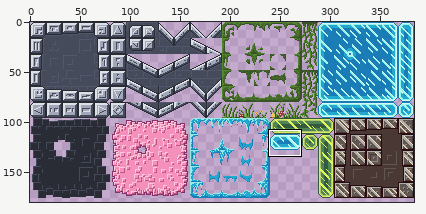
Sprite sheet, stored at Assets/Art/Sprites/TilesetComplete.png. The first picture is a wide view before the edit; the outline marks the close-up.
Close-up. The starting point:
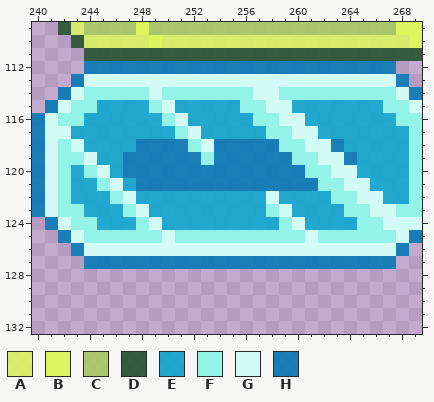
The file is 384x384 pixels. Colours within 5 levels of each other are drawn and written as one. Shown: x 240..269, y 109..132. The wide view leaves out empty margins.
Palette (. is transparent): A #ddf65ddc  B #ddf65d  C #aaca5ddc  D #1e502bdc  E #09a9d0dc  F #93f3e7  G #d3fbf6  H #0077b4dc
Pixels before, first column x 240:
109 ..DACCCCBCCCCCCCCCCCCCCCCCCCBB
110 ...DAAAAABAAAAAAAAAAAAAAAAAAAB
111 ....DDDDDDDDDDDDDDDDDDDDDDDDDD
112 ....HHHHHHHHHHHHHHHHHHHHHHHH..
113 ...HGGGGGGGGGGGGGGGGGGGGGGGGH.
114 ..HGFFFFFGFFFFFFFGGFFFFFFFFFGH
115 .HGFFEEEEFGEEEEEFFGGEEEEEEEFFG
116 HGFFEEEEEEFGEEEEEFFGGEEEEEEEFF
117 HGGEEEEEEEEFGEEEEEFFGGEEEEEEEF
118 HGFGEEEEHHHHFGHHHHHFFGGHEEEEEF
119 HGFFGEEHHHHHHFHHHHHHFFGGHEEEEF
120 HGFEFGEHHHHHHHHHHHHHHFFGGEEEEF
121 HGFEEFGEHHHHHHHHHHHHHHFFGGEEEF
122 HGFEEEFGEEEEEEEEEEGEEEEFFGGEEF
123 HGFFEEEFGEEEEEEEEEFGEEEEFFGGFF
124 .HGFFEEEFGEEEEEEEEEFGEEEEFFGGG
125 ..HGFFFFFFGFFFFFFFFFFGFFFFFFGH
126 ...HGGGGGGGGGGGGGGGGGGGGGGGGH.
127 ....HHHHHHHHHHHHHHHHHHHHHHHH..
After:
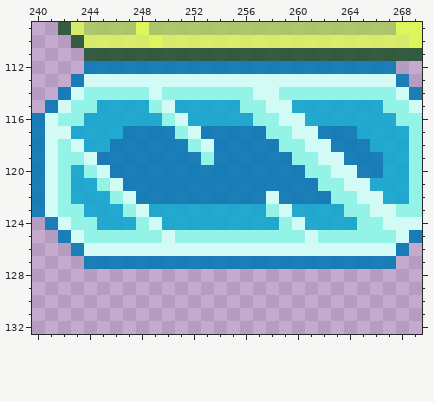
The edit:
Changed rows in their new state; - is an unchanged pixel.
first column x 245:
117 --HHHH--HHHHH----HHH--
118 -HH----------------HH-
119 HH------------------HH
120 -H------------------HH
121 --H-------------------
122 ---HHHHHHHHHH-HHHH----
Pixel boxes of the changes (left, top, right, bottom) in both close-ups:
changed: (97, 126, 383, 204)
